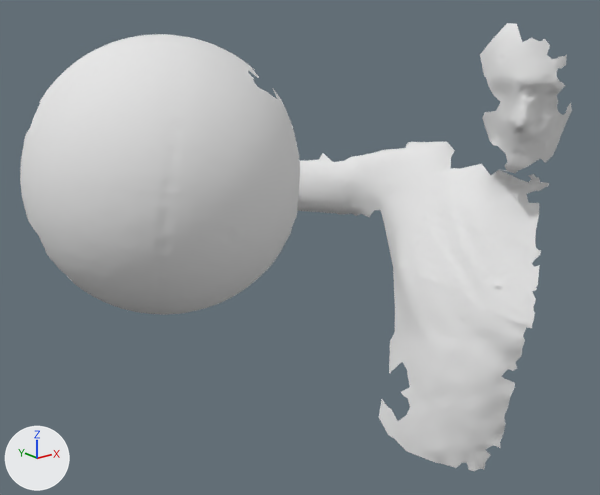
What one commit did to the OBJ model res/tangential2/LargeSphere_tangential_02.000045.obj.
Camera for both pictures: a 50 mm camera at (-393.0, -1040.0, 253.0) aimed at (338.0, -127.0, -113.0). Lighting does not change. The marker at lower left points along +X, +Y and +Z. Where no turn or scale is listed for an object, it has been applied to the vertices.

The older version as bpy lines, for what is in view:
```python
me_largesphere_tangential_02_000045 = bpy.data.meshes.new('LargeSphere_tangential_02.000045')
me_largesphere_tangential_02_000045.from_pydata(...)  # 12820 vertices, 25251 faces; spans x -104.0..733.0, y -409.0..167.0, z -498.0..207.0
me_largesphere_tangential_02_000045.materials.append(mat_largesphere_tangential_02_000045)  # white #e7e7e7
ob_largesphere_tangential_02_000045 = bpy.data.objects.new('LargeSphere_tangential_02.000045', me_largesphere_tangential_02_000045)
ob_largesphere_tangential_02_000045.location = (0.0, 0.0, 0.0)
```
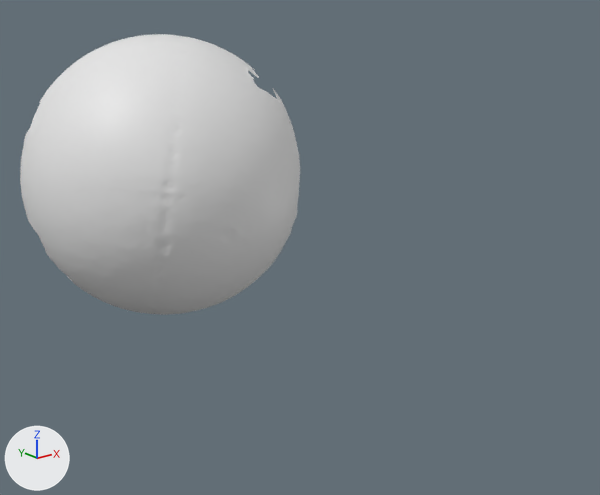
What changed in the scene script:
```text
Change me_largesphere_tangential_02_000045:
    where me_largesphere_tangential_02_000045.from_pydata(...)  # 12820 vertices, 25251 faces; spans x -104.0..733.0, y -409.0..167.0, z -498.0..207.0
    used by ob_largesphere_tangential_02_000045; location = (0.0, 0.0, 0.0)
    remove me_largesphere_tangential_02_000045.materials.append(mat_largesphere_tangential_02_000045)  # white #e7e7e7
    me_largesphere_tangential_02_000045 part 1: the loose piece of 4553 vertices spanning x 404.0..733.0, y -348.0..167.0, z -498.0..203.0 is deleted
```

Location of each change, [x1, y1, x2, y2] in pixels of the pictures (600 x 495 px):
'LargeSphere_tangential_02.000045', reshaped (49% narrower, 37% shorter)
    before: [20, 23, 572, 471]
    after: [20, 34, 300, 315]
part 1 of me_largesphere_tangential_02_000045, deleted
    before: [297, 23, 572, 471]
